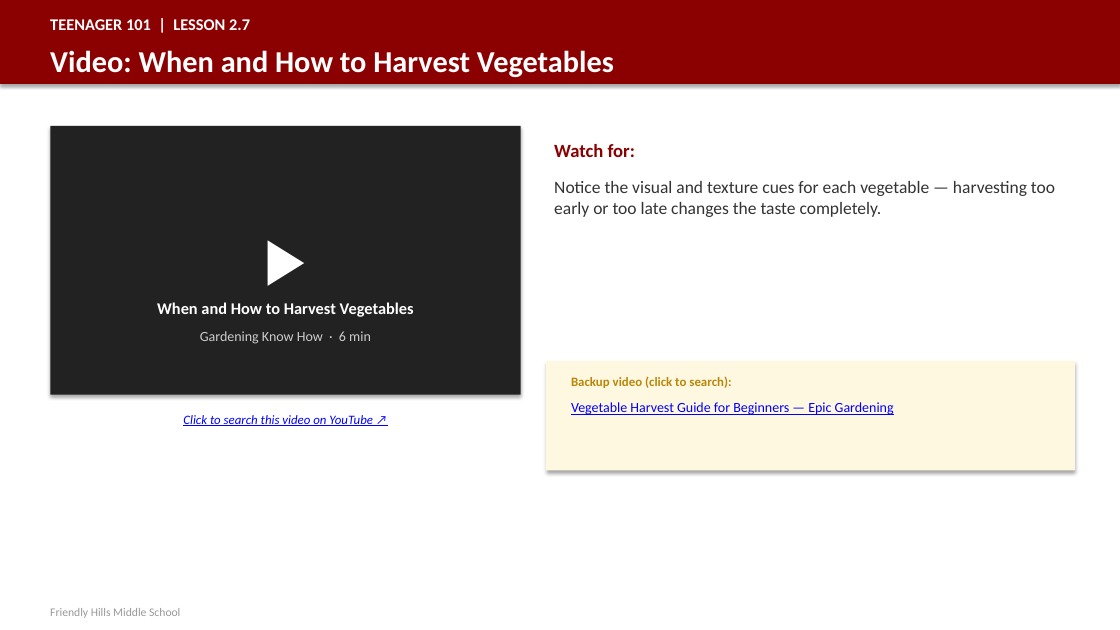
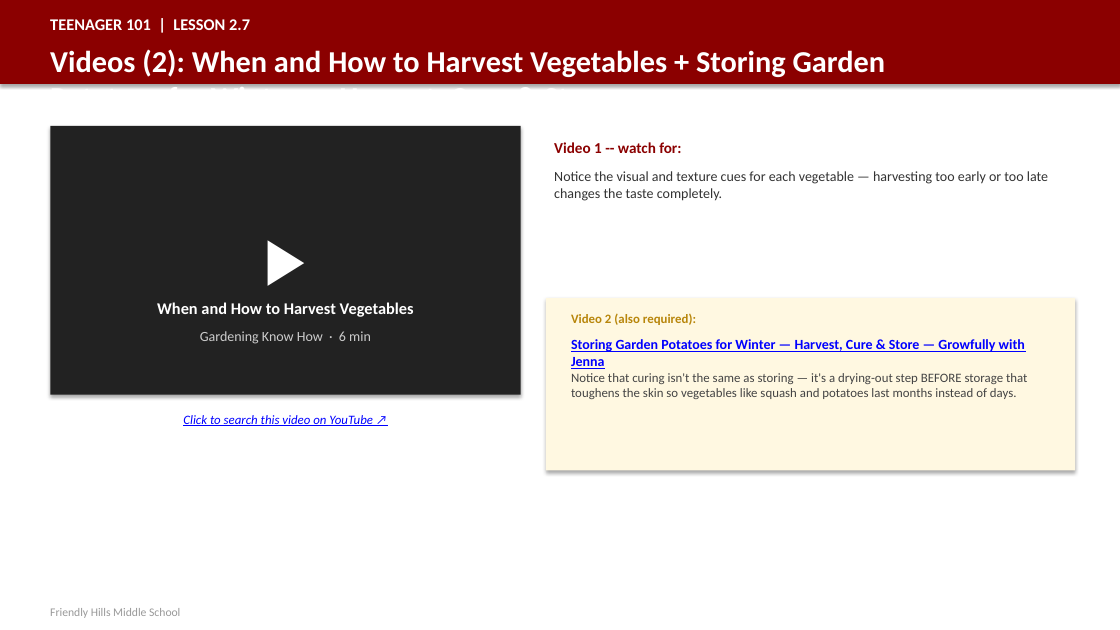
Before and after one commit to milesclawson/test-repo, a slide deck: slide 55 of downloads/teenager101_teacher_slides.pptx. Drawn at 1120x630 pixels with LibreOffice and Linux fonts; fonts in the diff are those of the drawing. Boxes give left, top, right and bottom in pixels: in the first picture for what was removed or moved away, otherwise in the second. Text is boxed around its words. In the diff, an @@ line names an element or a change of style, - is before the commit and + after.

```diff
--- a/downloads/teenager101_teacher_slides.pptx
+++ b/downloads/teenager101_teacher_slides.pptx
@@ text at <box>50,49,886,88</box>: text changed @@
-Video: When and How to Harvest Vegetables
+Videos (2): When and How to Harvest Vegetables + Storing Garden Potatoes for Winter — Harvest, Cure & Store
@@ text at <box>554,142,681,153</box>: text changed; size 16 to 13 pt @@
-Watch for:
+Video 1 -- watch for:
@@ text "Notice the visual and texture ...": place and size @@
-text "Notice the visual and texture ..." at <box>554,181,1055,217</box>
+text "Notice the visual and texture ..." at <box>554,171,1048,201</box>
@@ text "Notice the visual and texture ..." at <box>554,171,1048,201</box>: size 15 to 12 pt @@
@@ rectangle: place and size @@
-rectangle at <box>546,361,1075,471</box>
+rectangle at <box>546,298,1075,471</box>
@@ text at <box>571,313,696,325</box>: text changed @@
-Backup video (click to search):
+Video 2 (also required):
@@ text at <box>571,339,1025,369</box>: text changed; bold on @@
-Vegetable Harvest Guide for Beginners — Epic Gardening
+Storing Garden Potatoes for Winter — Harvest, Cure & Store — Growfully with Jenna
@@ text added at <box>571,373,1027,399</box>, 11 pt, text #444444 @@
+Notice that curing isn't the same as storing — it's a drying-out step BEFORE storage that toughens the skin so vegetables like squash and potatoes last months instead of days.
```
Also in this commit, not shown: 6 other slides changed, 1 other file.
